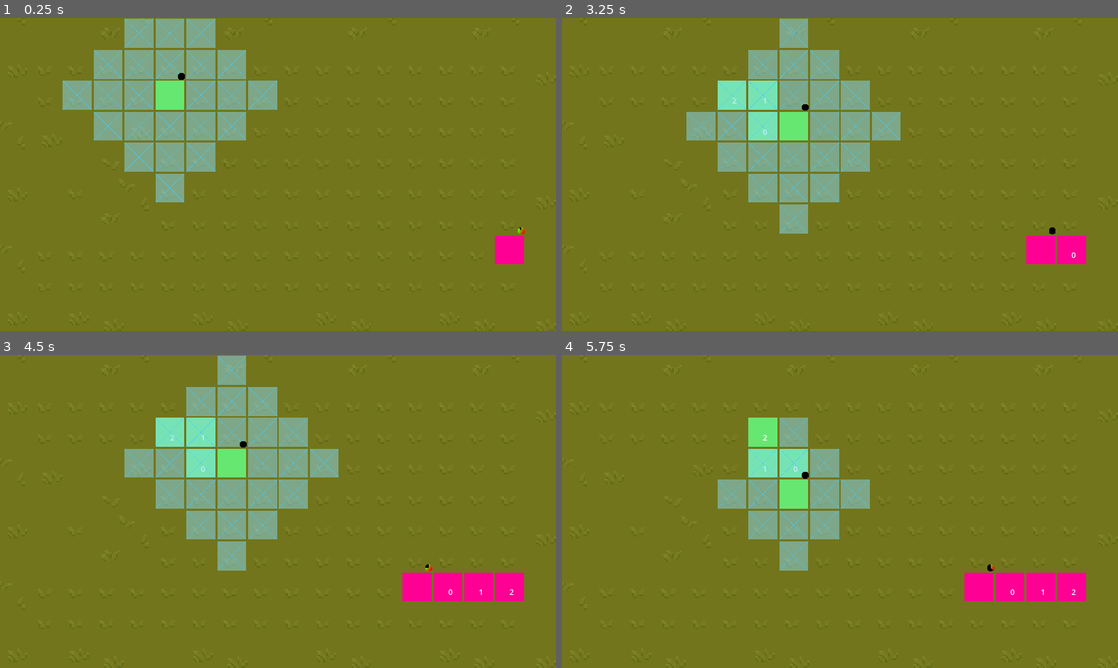
Above: before the commit, frames 1-4 (two rows, left to right).
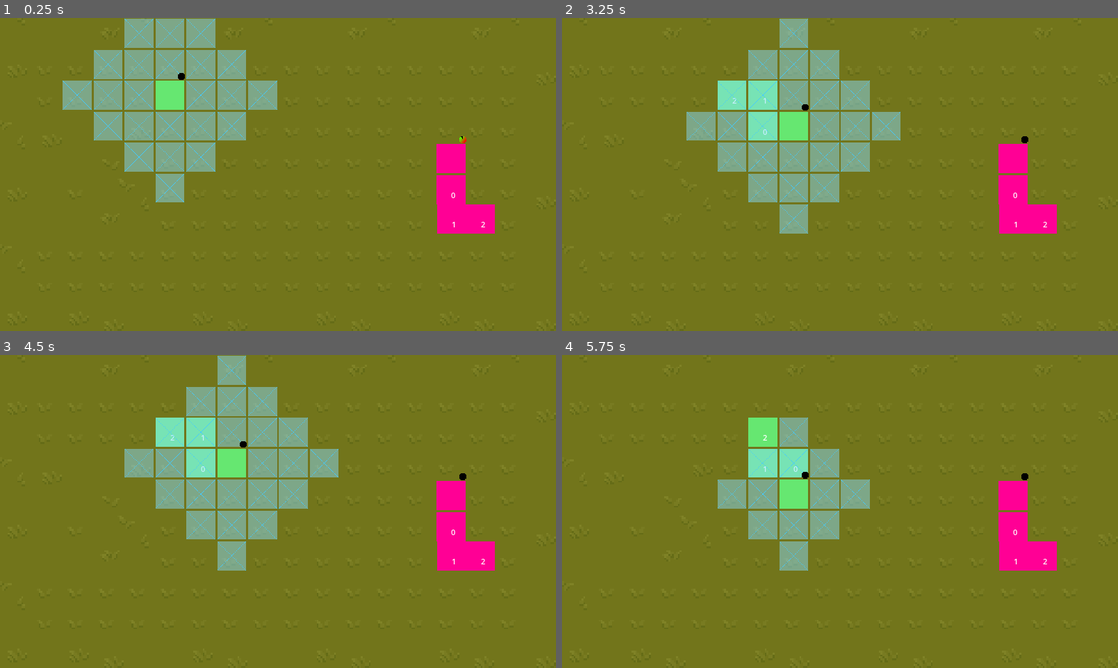
Above: after the commit, the same moments.

Repository: batgnome/MainGame
Game: Godot game, scene res://main.tscn
Two runs of this game, one before a commit and one after it. Both use one fixed random seed, a clock stepped at 60 frames per second and the inputs below.
Inputs (mouse positions are in pixels of both pictures, inside the frame that each line leads up to):
- Up to frame 1 (0.25 s): no input
- Up to frame 2 (3.25 s): tap Enter at 0.5, 2 s; move the mouse to (734, 96) at 0.52 s; press the mouse at (734, 96) at 0.53 s; hold D (right) 0.53-1.28 s; tap Space at 1.25, 2.75 s; move the mouse to (1073, 249) at 1.27 s; release the mouse at (1073, 249) at 1.28 s; hold S (down) 1.28-2.03 s; click (1073, 249) at 1.35 s; move the mouse to (1073, 249) at 2.02 s; press the mouse at (1073, 249) at 2.03 s; hold D (right) 2.03-2.78 s; move the mouse to (812, 237) at 2.77 s; release the mouse at (812, 237) at 2.78 s; hold W (up) from 2.78 s (still down); click (812, 237) at 2.85 s
- Up to frame 3 (4.5 s): move the mouse to (444, 558) at 3.52 s; release W (up) at 3.53 s; press the mouse at (444, 558) at 3.53 s; hold A (left) from 3.53 s (still down); tap Enter at 4.25 s; move the mouse to (111, 464) at 4.27 s; release the mouse at (111, 464) at 4.28 s; click (111, 464) at 4.35 s
- Up to frame 4 (5.75 s): tap Space at 5 s; move the mouse to (867, 511) at 5.02 s; release A (left) at 5.03 s; press the mouse at (867, 511) at 5.03 s; hold S (down) from 5.03 s (still down)

The runs differ from the first frame. In frame 1, 2.5% of the frame differs, in the area x 78-95%, y 37-79%; in frame 2, 2.9%; in frame 3, 3.9%, in the area x 72-95%, y 37-79%; in frame 4, 3.9%.

Commit message:
added click listener

Diff:
--- a/Rune.gd
+++ b/Rune.gd
@@ -59,6 +59,7 @@
 		$turn.start(attributes.speed)
 
 func _unhandled_input(event):
+
 	if current_state == States.ATTACK:
 		attack(event)
 	else:
@@ -194,3 +195,8 @@
 
 func _on_area_body_exited(body):
 		target =null
+
+
+func _on_hitbox_input_event(viewport, event, shape_idx):
+	if event.is_action_pressed('move'):
+		print("move")
--- a/enemRune.gd
+++ b/enemRune.gd
@@ -19,13 +19,14 @@
 var time := 0.0
 @onready var detection_area = get_parent()
 @onready var tilemap = %TileMap
-
+var alreadyRun = 0
 func init():
 	for rune in detection_area.get_children():
 		_on_body_entered(rune)
 	super.init()
 	currentMove = 0
 	$turn.start(attributes.speed)
+	#debugSeed()
 
 func _input(event):
 	if event.is_action_pressed("move") == false:
@@ -34,8 +35,9 @@
 func _physics_process(_delta: float) -> void:
 	#print($EnemMoveSpeed.get_time_left())
 
+	debugSeed()
+	#movement(time)
 
-	movement(time)
 	#this is the timer for the node
 	$TurnTimer.set_value(($turn.get_time_left()/$turn.wait_time)*100)
 
@@ -98,3 +100,33 @@
 	return position
 func update_move_options():
 	pass
+
+func debugSeed():
+	if alreadyRun == 0:
+		var arr=['up','up','left','left','up']
+		DebugMovement(arr)
+		alreadyRun = 1
+
+func DebugMovement(arr):
+	for i in arr:
+		for dir in inputs.keys():
+			if i == dir:
+				print(inputs[dir])
+				var currentPos = position
+				#this moves the peice if there isn't a collision
+				var collision = move_and_collide(inputs[dir] * tilesize *2)
+
+
+
+				#inserts position for the tail segments
+				path.insert(0, position)
+				if path.size() > attributes.maxSize +1:
+					path.pop_back()
+				#adds a new tailsegment
+				if followers.size() < attributes.maxSize:
+					add_follower()
+				update_followers()
+				print(position)
+				#else:
+					##prevents weird movement into walls
+					#position = currentPos
--- a/rune.tscn
+++ b/rune.tscn
@@ -49,5 +49,6 @@
 texture = ExtResource("2_uw6q7")
 
 [connection signal="timeout" from="turn" to="." method="_on_turn_timeout"]
+[connection signal="input_event" from="hitbox" to="." method="_on_hitbox_input_event"]
 [connection signal="mouse_entered" from="hitbox" to="." method="_on_area_2d_mouse_entered"]
 [connection signal="mouse_exited" from="hitbox" to="." method="_on_hitbox_mouse_exited"]
